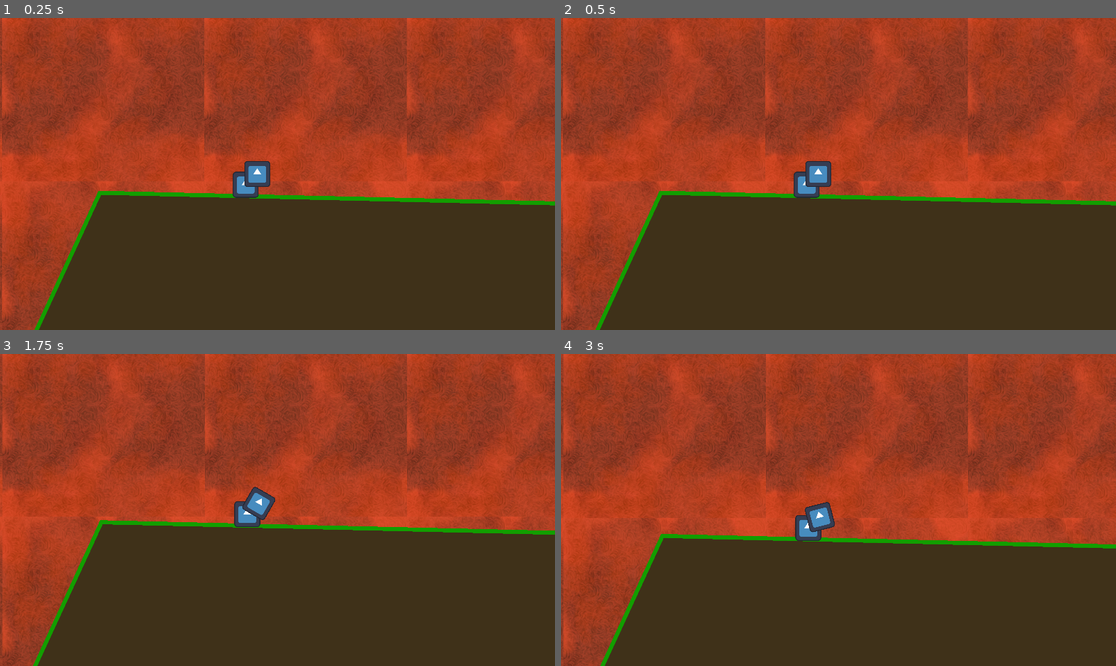
Above: before the commit, frames 1-4 (two rows, left to right).
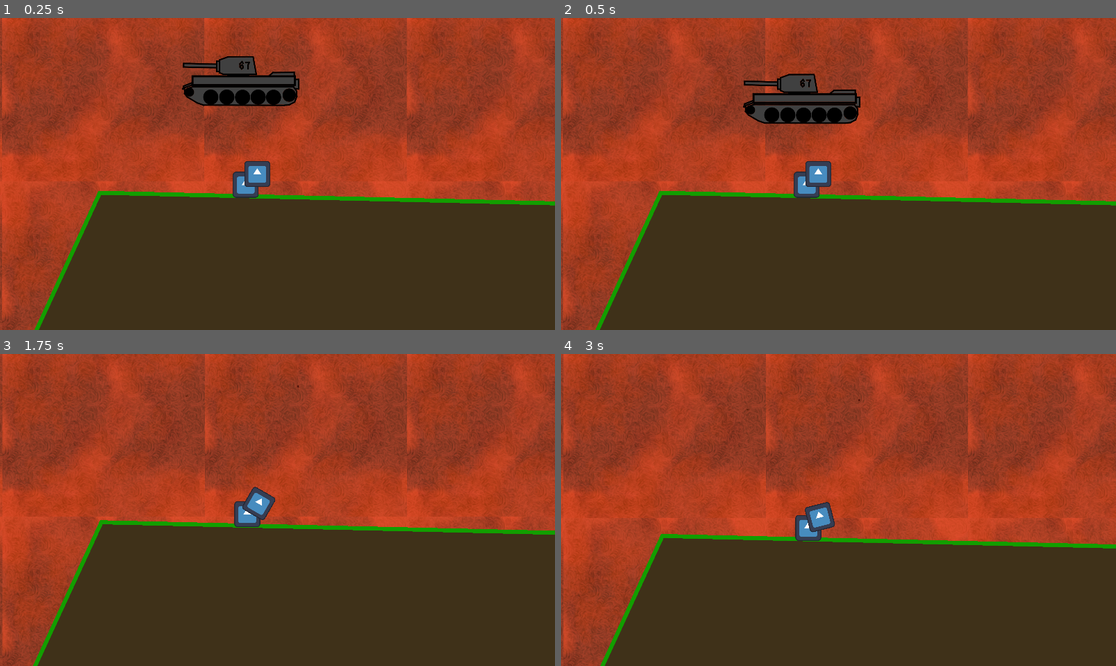
Above: after the commit, the same moments.

Repository: crispyBrown0/Payload-Delivery
Game: Godot game, scene res://root.tscn
Same seed, same stepped clock (60 frames per second), same inputs: the game is played once before the commit and once after it. The engine's default icon, where the game draws it, is replaced by a stand-in: a white triangle on a blue panel in a dark square.
Inputs (mouse positions are in pixels of both pictures, inside the frame that each line leads up to):
- Up to frame 1 (0.25 s): no input
- Up to frame 2 (0.5 s): no input
- Up to frame 3 (1.75 s): move the mouse to (399, 494) at 0.52 s; hold 0 0.53-1.28 s; move the mouse to (166, 525) at 1.27 s; tap 0 at 1.35 s
- Up to frame 4 (3 s): move the mouse to (894, 441) at 2.02 s; hold 0 2.03-2.78 s; move the mouse to (810, 572) at 2.77 s; tap 0 at 2.85 s

The runs differ from the first frame. In frame 1, 2.5% of the frame differs, in the area x 32-54%, y 12-29%; in frame 2, 2.5%; in frame 3, less than 0.1%; in frame 4, less than 0.1%.

Commit message:
Minor change
-enemy collider shape properly scales with sprite scale

Diff:
--- a/enemy.gd
+++ b/enemy.gd
@@ -10,7 +10,8 @@
 	bitmap.create_from_image_alpha(sprite.texture.get_image())
 	#print(str(bitmap.opaque_to_polygons(Rect2(Vector2.ZERO, sprite.texture.get_size()))))
 	collider.polygon = bitmap.opaque_to_polygons(Rect2(Vector2.ZERO, sprite.texture.get_size()))[0]
-	collider.position -= sprite.texture.get_size()/2
+	collider.position -= sprite.texture.get_size()/2 * sprite.scale
+	collider.scale = sprite.scale
 
 
 # Called every frame. 'delta' is the elapsed time since the previous frame.
@@ -26,7 +27,7 @@
 
 func die():
 	var new_explosion = explosion.instantiate()
-	new_explosion.scale = sprite.texture.get_size()/100.0
+	new_explosion.scale = sprite.texture.get_size()/100.0 * sprite.scale
 	add_child(new_explosion)
 	new_explosion.reparent(get_parent())
 	queue_free()
--- a/root.tscn
+++ b/root.tscn
@@ -1,11 +1,12 @@
-[gd_scene load_steps=7 format=3 uid="uid://bsglis4bpvfa"]
+[gd_scene load_steps=8 format=3 uid="uid://bsglis4bpvfa"]
 
 [ext_resource type="Texture2D" uid="uid://b6ei84gpml4l5" path="res://lava.png" id="1_jnlp7"]
 [ext_resource type="Script" uid="uid://c0jkua43hhchw" path="res://terrain_colli.gd" id="1_pyidc"]
-[ext_resource type="Script" path="res://terrain.gd" id="1_vvh5c"]
+[ext_resource type="Script" uid="uid://bf8kp4qptkj3c" path="res://terrain.gd" id="1_vvh5c"]
 [ext_resource type="Script" uid="uid://csu5fpgginurd" path="res://terrain_poly.gd" id="2_vvh5c"]
 [ext_resource type="Texture2D" uid="uid://c7oqfngkfy332" path="res://icon.svg" id="4_28aoi"]
 [ext_resource type="Script" uid="uid://cixtg8s0rmx2q" path="res://player_weapon.gd" id="6_l8v81"]
+[ext_resource type="PackedScene" uid="uid://cu2p3duqsv2l5" path="res://enemy.tscn" id="7_vyht1"]
 
 [node name="Root" type="Node2D"]
 
@@ -54,3 +55,6 @@
 rotation_smoothing_enabled = true
 
 [node name="Enemy" type="Sprite2D" parent="."]
+
+[node name="enemy" parent="." instance=ExtResource("7_vyht1")]
+position = Vector2(-206, -693)
